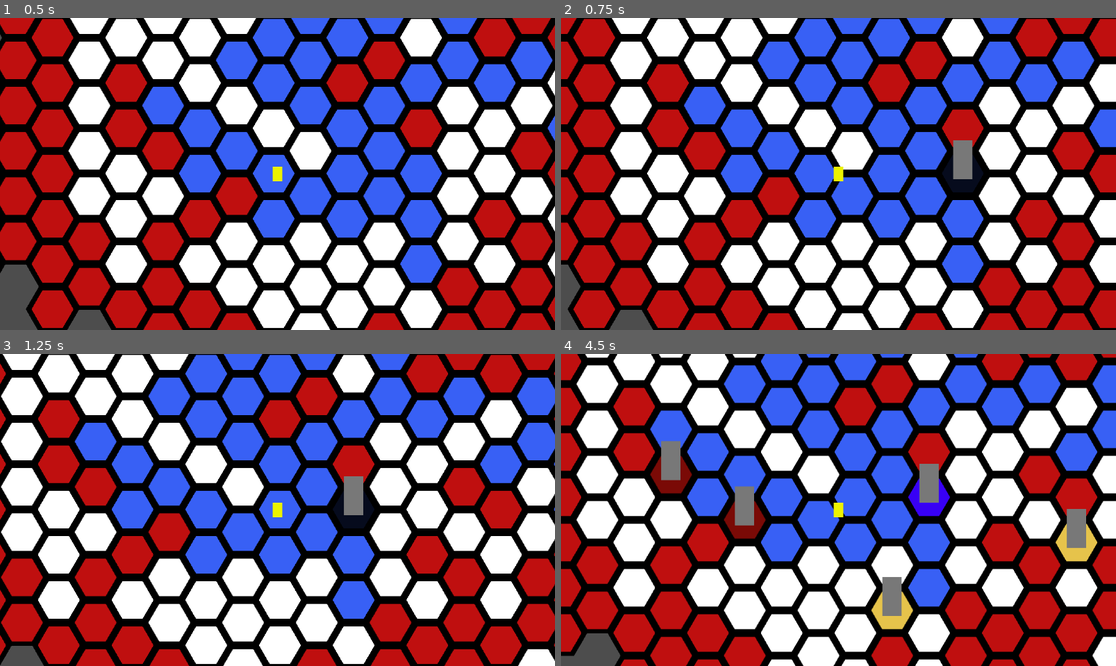
Above: before the commit, frames 1-4 (two rows, left to right).
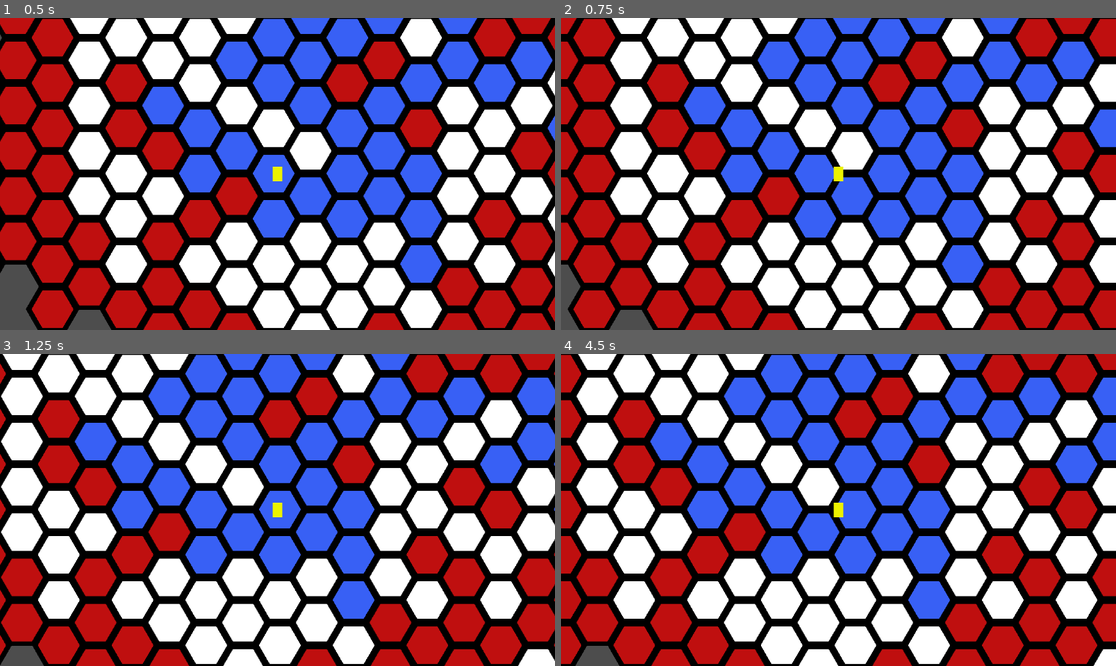
Above: after the commit, the same moments.

Repository: cjack-chmod/ProjectBH
Game: Godot game, scene res://scenes/main.tscn
Two runs of this game, one before a commit and one after it. Both use one fixed random seed, a clock stepped at 60 frames per second and the inputs below.
Inputs (mouse positions are in pixels of both pictures, inside the frame that each line leads up to):
- Up to frame 1 (0.5 s): no input
- Up to frame 2 (0.75 s): tap Enter at 0.5 s; move the mouse to (960, 158) at 0.52 s; hold D (right) from 0.53 s (still down); click (960, 158) at 0.67 s
- Up to frame 3 (1.25 s): keep holding D (right)
- Up to frame 4 (4.5 s): move the mouse to (727, 525) at 1.27 s; release D (right) at 1.28 s; hold S (down) 1.28-2.03 s; click (727, 525) at 1.42 s; move the mouse to (894, 441) at 2.02 s; hold D (right) 2.03-2.78 s; click (894, 441) at 2.17 s; move the mouse to (810, 572) at 2.77 s; hold W (up) 2.78-3.53 s; click (810, 572) at 2.92 s; move the mouse to (1005, 556) at 3.52 s; hold A (left) from 3.53 s (still down); click (1005, 556) at 3.67 s; move the mouse to (672, 463) at 4.27 s; click (672, 463) at 4.42 s

Frame 1 is identical in both runs. In frame 2, 0.9% of the frame differs, in the area x 68-77%, y 39-56%; in frame 3, 0.8%; in frame 4, 54%, in the area x 0-100%, y 0-100%.
Error after the commit: Parse Error: Identifier "_main_layer" not declared in the current scope. (res://scripts/tilemaps/hex_tilemap_controller.gd:35)

Commit message:
all changes

Diff:
--- a/scripts/game_objects/buildings/building_spawner.gd
+++ b/scripts/game_objects/buildings/building_spawner.gd
@@ -1,5 +1,4 @@
 extends Node
-
 
 
 func _ready() -> void:
@@ -8,12 +7,12 @@
 
 
 # Function to spawn building at target location
-func _spawn_building(_pos : Vector2) -> void:
+func _spawn_building(_pos: Vector2) -> void:
 	# For now just preloads the one building type
-	var _building : PackedScene = preload("res://scenes/game_objects/towers/ExampleTower.tscn")
+	var _building: PackedScene = preload("res://scenes/game_objects/towers/ExampleTower.tscn")
 
 	# TODO add in some logic to check if one already exists
 	if true:
-		var _scene : StaticBody2D = _building.instantiate()
+		var _scene: StaticBody2D = _building.instantiate()
 		self.add_child(_scene)
 		_scene.global_position = _pos
--- a/scripts/global/global_events.gd
+++ b/scripts/global/global_events.gd
@@ -1,14 +1,13 @@
 extends Node
-
 
 #####################################
 # Building Signals
 #####################################
-signal spawn_building(tilemap_coords : Vector2)
+signal spawn_building(tilemap_coords: Vector2)
 
 
 #####################################
 # Building Emit Signal Functions
 #####################################
-func emit_spawn_building(_tilemap_coords : Vector2) -> void:
-    spawn_building.emit(_tilemap_coords)
+func emit_spawn_building(_tilemap_coords: Vector2) -> void:
+	spawn_building.emit(_tilemap_coords)
--- a/scripts/player/player.gd
+++ b/scripts/player/player.gd
@@ -1,12 +1,11 @@
 extends CharacterBody2D
 
-var _move_speed : float = 200.0
+var _move_speed: float = 200.0
 
-func _physics_process(_delta : float) -> void:
 
+func _physics_process(_delta: float) -> void:
 	# Find Direction of Player Input
-	var _move_input : Vector2 = Input.get_vector("left","right", "up", "down")
-
+	var _move_input: Vector2 = Input.get_vector("left", "right", "up", "down")
 	# Move Player
 	velocity = _move_input * _move_speed
 	move_and_slide()
--- a/scripts/tilemaps/hex_tilemap_controller.gd
+++ b/scripts/tilemaps/hex_tilemap_controller.gd
@@ -1,34 +1,40 @@
 extends TileMap
 
-const _main_layer : int = 0
-const _main_atlas_id : int= 0
+const MAIN_LAYER: int = 0
+const MAIN_ATLAS_ID: int = 0
 
 
-func _input(event : InputEvent) -> void:
+func _input(event: InputEvent) -> void:
 	if event is InputEventMouseButton:
 		# If LMB Pressed
 		if event.button_index == MOUSE_BUTTON_LEFT and event.is_pressed():
 			# Finds local position of mouse
-			var _global_clicked : Vector2 = get_local_mouse_position()
+			var _global_clicked: Vector2 = get_local_mouse_position()
 			# Translates to which map coord it is in
-			var _pos_clicked : Vector2 = local_to_map(to_local(_global_clicked))
+			var _pos_clicked: Vector2 = local_to_map(to_local(_global_clicked))
 
 			# Emitting Spawn Building Signal at Centre Target Tile
-			var _global_tile_pos : Vector2 = map_to_local(to_global(_pos_clicked))
+			var _global_tile_pos: Vector2 = map_to_local(to_global(_pos_clicked))
 			GlobalEvents.emit_spawn_building(_global_tile_pos)
 
 			# Calling toggle cell colour fnc
 			_toggle_alt_cell(_pos_clicked)
 
 
-func _toggle_alt_cell(_pos_clicked : Vector2) -> void:
+func _toggle_alt_cell(_pos_clicked: Vector2) -> void:
 	# Finds the cell in the atlas and its current alt
-		var _current_atlas_coords : Vector2 = get_cell_atlas_coords(_main_layer, _pos_clicked)
-		var _current_tile_alt : int = get_cell_alternative_tile(_main_layer, _pos_clicked)
+	var _current_atlas_coords: Vector2 = get_cell_atlas_coords(MAIN_LAYER, _pos_clicked)
+	var _current_tile_alt: int = get_cell_alternative_tile(MAIN_LAYER, _pos_clicked)
 
-		# Increments the alternative (loop since there can be multiple alts )
-		if _current_tile_alt > -1:
-			var _number_of_alts_for_clicked : int = tile_set.get_source(_main_atlas_id)\
-					.get_alternative_tiles_count(_current_atlas_coords)
-			set_cell(_main_layer, _pos_clicked, _main_atlas_id, _current_atlas_coords,
-					(_current_tile_alt + 1) %  _number_of_alts_for_clicked)
+	# Increments the alternative (loop since there can be multiple alts )
+	if _current_tile_alt > -1:
+		var _number_of_alts_for_clicked: int = (
+			tile_set.get_source(MAIN_ATLAS_ID).get_alternative_tiles_count(_current_atlas_coords)
+		)
+		set_cell(
+			_main_layer,
+			_pos_clicked,
+			MAIN_ATLAS_ID,
+			_current_atlas_coords,
+			(_current_tile_alt + 1) % _number_of_alts_for_clicked
+		)
Not shown, changed: .gitignore
